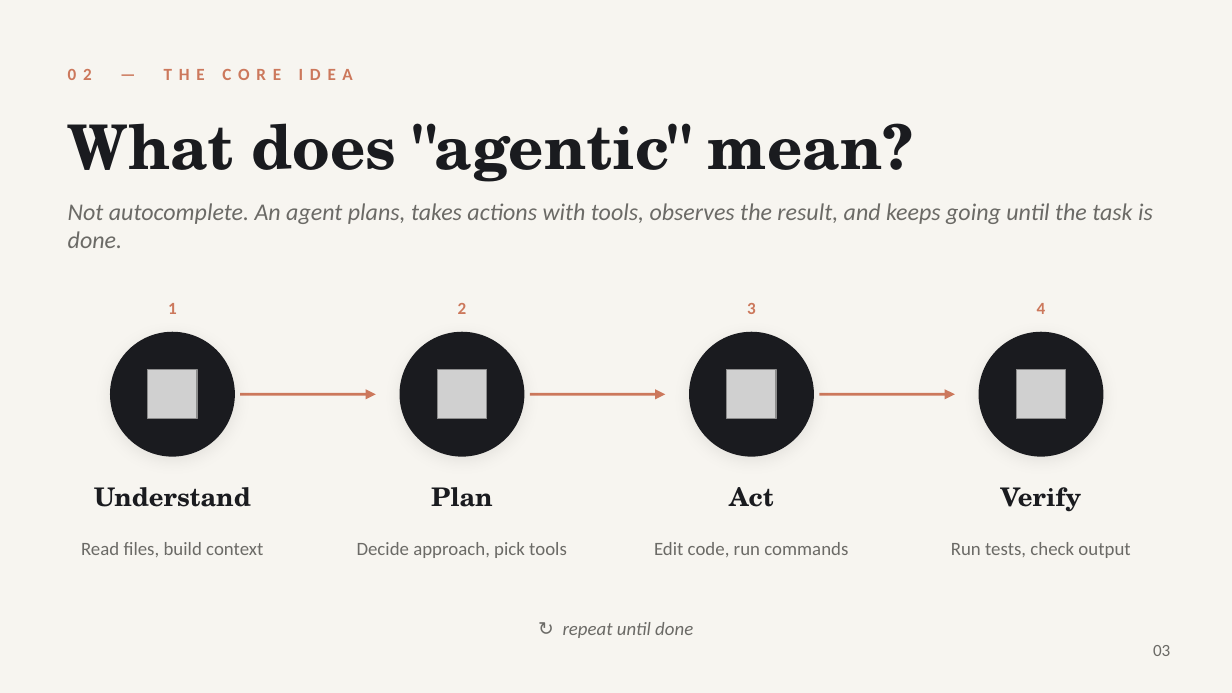
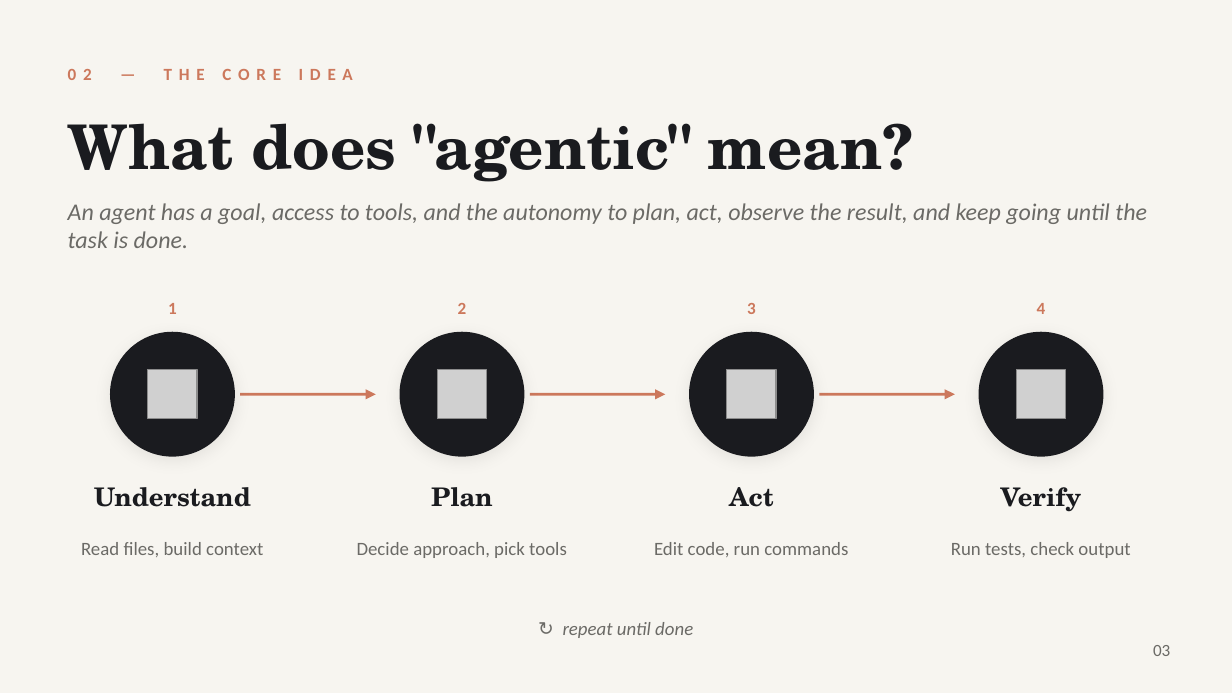
Before and after one commit to radrt/sap-presentation-claude, a slide deck: slide 3 of Claude_Code.pptx. Drawn at 1232x693 pixels with LibreOffice and Linux fonts; fonts in the diff are those of the drawing; grey boxes stand for pictures. Boxes give left, top, right and bottom in pixels: in the first picture for what was removed or moved away, otherwise in the second. Text is boxed around its words. In the diff, an @@ line names an element or a change of style, - is before the commit and + after.

```diff
--- a/Claude_Code.pptx
+++ b/Claude_Code.pptx
@@ text at [68, 203, 1147, 248]: text changed @@
-Not autocomplete. An agent plans, takes actions with tools, observes the result, and keeps going until the task is done.
+An agent has a goal, access to tools, and the autonomy to plan, act, observe the result, and keep going until the task is done.
```
